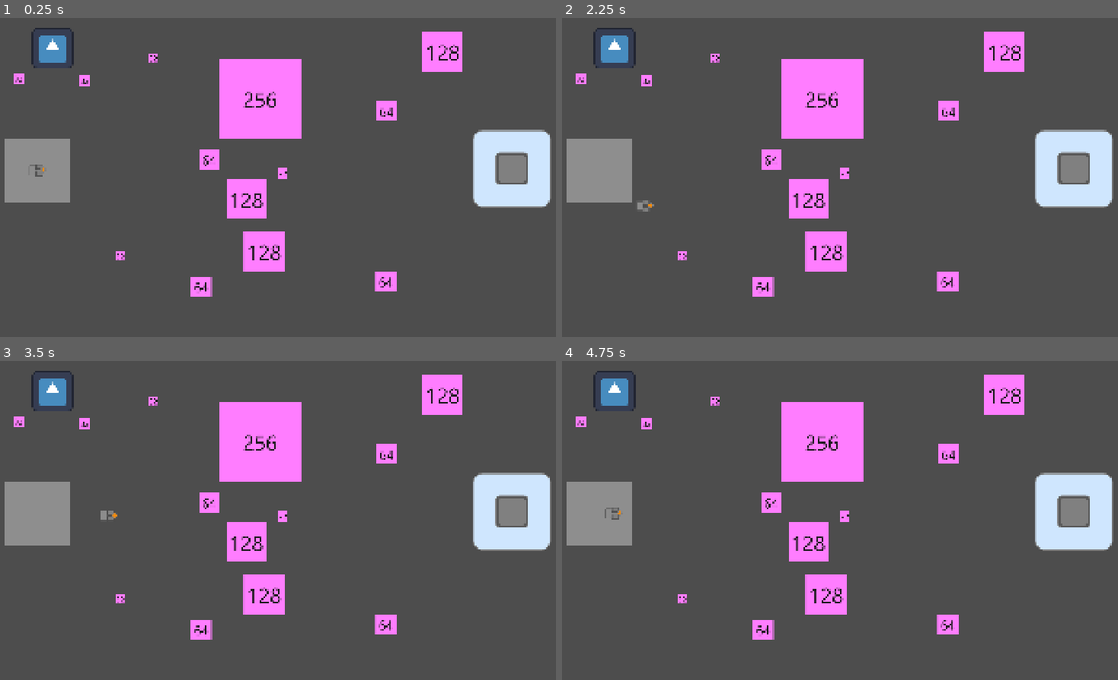
Above: before the commit, frames 1-4 (two rows, left to right).
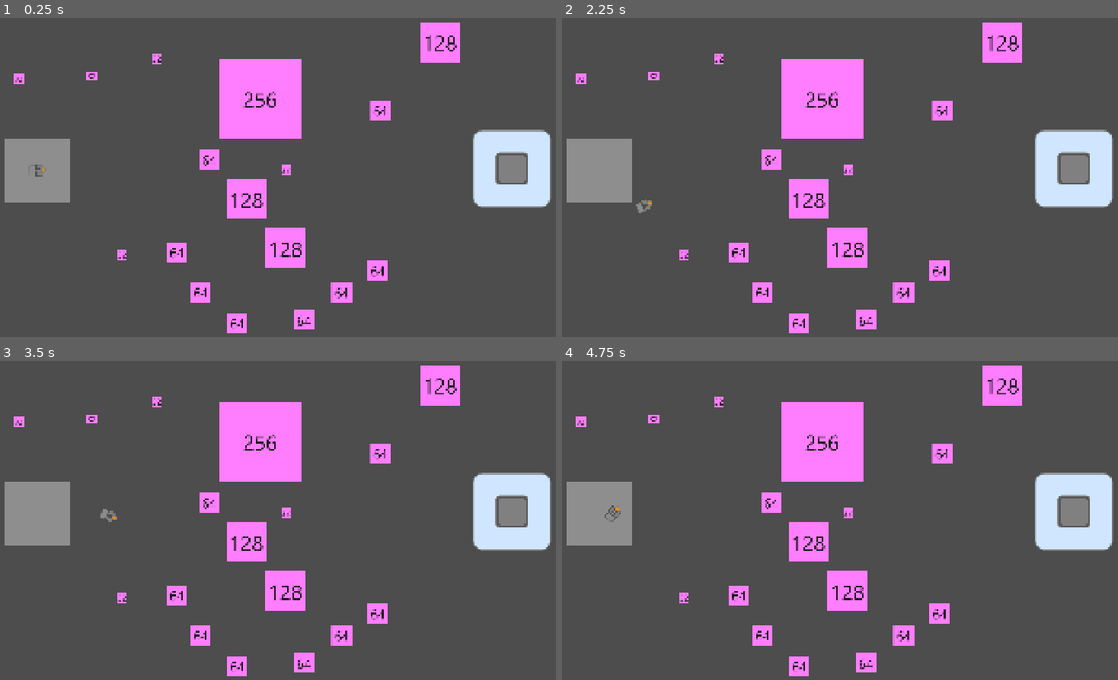
Above: after the commit, the same moments.

Repository: bohdankornienko/autema-game
Game: Godot game, scene res://main.tscn
The game is run twice, just before and just after one commit, with the same random seed, the same clock (stepped at 60 frames per second) and the same inputs. The engine's default icon, where the game draws it, is replaced by a stand-in: a white triangle on a blue panel in a dark square.
Inputs (mouse positions are in pixels of both pictures, inside the frame that each line leads up to):
- Up to frame 1 (0.25 s): no input
- Up to frame 2 (2.25 s): tap Enter at 0.5 s; move the mouse to (979, 148) at 0.52 s; hold D (move_right) 0.53-1.28 s; move the mouse to (723, 183) at 1.27 s; hold S (move_down) 1.28-2.03 s; move the mouse to (906, 91) at 2.02 s; hold D (move_right) from 2.03 s (still down)
- Up to frame 3 (3.5 s): move the mouse to (250, 577) at 2.77 s; release D (move_right) at 2.78 s; hold W (move_up) from 2.78 s (still down)
- Up to frame 4 (4.75 s): move the mouse to (1029, 558) at 3.52 s; release W (move_up) at 3.53 s; hold A (move_left) from 3.53 s (still down); move the mouse to (662, 456) at 4.27 s

The runs differ from the first frame. In frame 1, 4.3% of the frame differs, in the area x 5-84%, y 1-99%; in frame 2, 4.3%; in frame 3, 4.4%; in frame 4, 4.4%.

Commit message:
Mockup objects and tweaking bot to look at the cursor

Diff:
--- a/machines/bot.gd
+++ b/machines/bot.gd
@@ -5,6 +5,7 @@
 func process_input(delta: float):
     var input_direction = Input.get_vector("move_left", "move_right", "move_up", "move_down")
     velocity = input_direction * move_speed * delta
+    look_at(get_global_mouse_position())
 
 func _physics_process(delta: float) -> void:
     process_input(delta)
--- a/main.tscn
+++ b/main.tscn
@@ -1,7 +1,6 @@
-[gd_scene load_steps=16 format=3 uid="uid://csf83m04cq57w"]
+[gd_scene load_steps=12 format=3 uid="uid://csf83m04cq57w"]
 
 [ext_resource type="Script" uid="uid://cbd72lxgfnb6x" path="res://main.gd" id="1_4c57u"]
-[ext_resource type="Texture2D" uid="uid://chgvyq3avsvrr" path="res://icon.svg" id="1_ig7tw"]
 [ext_resource type="Texture2D" uid="uid://c8awgvnrp1jt8" path="res://assets/sprites/random-stuff.png" id="2_0xm2m"]
 [ext_resource type="PackedScene" uid="uid://phqwknjno3n7" path="res://objects/mocukp_32.tscn" id="2_272bh"]
 [ext_resource type="PackedScene" uid="uid://brfdn10dx1rfs" path="res://machines/bot.tscn" id="3_h2yge"]
@@ -10,18 +9,6 @@
 [ext_resource type="PackedScene" uid="uid://fh6gw7haj8ww" path="res://objects/mockup_256.tscn" id="6_4c57u"]
 [ext_resource type="PackedScene" uid="uid://ba2qx3hp0kn3t" path="res://gui/you_won.tscn" id="8_kek77"]
 [ext_resource type="PackedScene" uid="uid://dytbynfs1y6" path="res://gui/main_menu.tscn" id="9_4c57u"]
-
-[sub_resource type="AtlasTexture" id="AtlasTexture_h2yge"]
-atlas = ExtResource("2_0xm2m")
-region = Rect2(5, 5, 32, 32)
-
-[sub_resource type="AtlasTexture" id="AtlasTexture_1bvp3"]
-atlas = ExtResource("2_0xm2m")
-region = Rect2(42, 5, 64, 64)
-
-[sub_resource type="AtlasTexture" id="AtlasTexture_lquwl"]
-atlas = ExtResource("2_0xm2m")
-region = Rect2(5, 74, 128, 128)
 
 [sub_resource type="AtlasTexture" id="AtlasTexture_272bh"]
 atlas = ExtResource("2_0xm2m")
@@ -33,54 +20,53 @@
 [node name="Main" type="Node2D"]
 script = ExtResource("1_4c57u")
 
-[node name="Icon" type="Sprite2D" parent="."]
-position = Vector2(233, 168)
-texture = ExtResource("1_ig7tw")
-
-[node name="Mocukp32" parent="." instance=ExtResource("2_272bh")]
+[node name="Mocukp32_1" parent="." instance=ExtResource("2_272bh")]
 position = Vector2(126, 264)
 
-[node name="Mocukp33" type="Sprite2D" parent="."]
-position = Vector2(334, 270)
-texture = SubResource("AtlasTexture_h2yge")
+[node name="Mocukp32_2" parent="." instance=ExtResource("2_272bh")]
+position = Vector2(357, 255)
 
-[node name="Mocukp34" type="Sprite2D" parent="."]
-position = Vector2(550, 199)
-texture = SubResource("AtlasTexture_h2yge")
+[node name="Mocukp32_3" parent="." instance=ExtResource("2_272bh")]
+position = Vector2(561, 200)
 
-[node name="Mocukp35" type="Sprite2D" parent="."]
-position = Vector2(446, 825)
-texture = SubResource("AtlasTexture_h2yge")
+[node name="Mocukp32_4" parent="." instance=ExtResource("2_272bh")]
+position = Vector2(968, 552)
 
-[node name="Mocukp36" type="Sprite2D" parent="."]
-position = Vector2(958, 564)
-texture = SubResource("AtlasTexture_h2yge")
+[node name="Mocukp32_5" parent="." instance=ExtResource("2_272bh")]
+position = Vector2(452, 821)
 
 [node name="Mockup64" parent="." instance=ExtResource("4_5vw27")]
 position = Vector2(726, 520)
 
-[node name="Mockup65" type="Sprite2D" parent="."]
-position = Vector2(1285, 367)
-texture = SubResource("AtlasTexture_1bvp3")
+[node name="Mockup72" parent="." instance=ExtResource("4_5vw27")]
+position = Vector2(625, 812)
 
-[node name="Mockup66" type="Sprite2D" parent="."]
-position = Vector2(1282, 905)
-texture = SubResource("AtlasTexture_1bvp3")
+[node name="Mockup73" parent="." instance=ExtResource("4_5vw27")]
+position = Vector2(700, 938)
 
-[node name="Mockup67" type="Sprite2D" parent="."]
-position = Vector2(701, 921)
-texture = SubResource("AtlasTexture_1bvp3")
+[node name="Mockup74" parent="." instance=ExtResource("4_5vw27")]
+position = Vector2(815, 1036)
 
-[node name="Mockup128" parent="." instance=ExtResource("5_kek77")]
+[node name="Mockup75" parent="." instance=ExtResource("4_5vw27")]
+position = Vector2(1025, 1027)
+
+[node name="Mockup76" parent="." instance=ExtResource("4_5vw27")]
+position = Vector2(1144, 939)
+
+[node name="Mockup77" parent="." instance=ExtResource("4_5vw27")]
+position = Vector2(1258, 870)
+
+[node name="Mockup78" parent="." instance=ExtResource("4_5vw27")]
+position = Vector2(1265, 364)
+
+[node name="Mockup128_1" parent="." instance=ExtResource("5_kek77")]
 position = Vector2(843, 645)
 
-[node name="Mockup129" type="Sprite2D" parent="."]
-position = Vector2(1462, 178)
-texture = SubResource("AtlasTexture_lquwl")
+[node name="Mockup128_2" parent="." instance=ExtResource("5_kek77")]
+position = Vector2(966, 800)
 
-[node name="Mockup130" type="Sprite2D" parent="."]
-position = Vector2(900, 810)
-texture = SubResource("AtlasTexture_lquwl")
+[node name="Mockup128_3" parent="." instance=ExtResource("5_kek77")]
+position = Vector2(1453, 148)
 
 [node name="Mockup256" parent="." instance=ExtResource("6_4c57u")]
 position = Vector2(887, 327)
--- a/objects/mockup_128.tscn
+++ b/objects/mockup_128.tscn
@@ -6,5 +6,13 @@
 atlas = ExtResource("1_xt2sv")
 region = Rect2(5, 74, 128, 128)
 
-[node name="Mockup128" type="Sprite2D"]
+[sub_resource type="RectangleShape2D" id="RectangleShape2D_xt2sv"]
+size = Vector2(128, 128)
+
+[node name="Mockup128" type="StaticBody2D"]
+
+[node name="Sprite" type="Sprite2D" parent="."]
 texture = SubResource("AtlasTexture_lquwl")
+
+[node name="CollisionShape2D" type="CollisionShape2D" parent="."]
+shape = SubResource("RectangleShape2D_xt2sv")
--- a/objects/mockup_256.tscn
+++ b/objects/mockup_256.tscn
@@ -6,5 +6,13 @@
 atlas = ExtResource("1_g3pc7")
 region = Rect2(138, 5, 256, 256)
 
-[node name="Mockup256" type="Sprite2D"]
+[sub_resource type="RectangleShape2D" id="RectangleShape2D_g3pc7"]
+size = Vector2(256, 256)
+
+[node name="Mockup256" type="StaticBody2D"]
+
+[node name="Sprite" type="Sprite2D" parent="."]
 texture = SubResource("AtlasTexture_7mycd")
+
+[node name="CollisionShape2D" type="CollisionShape2D" parent="."]
+shape = SubResource("RectangleShape2D_g3pc7")
--- a/objects/mockup_64.tscn
+++ b/objects/mockup_64.tscn
@@ -6,5 +6,13 @@
 atlas = ExtResource("1_iujo5")
 region = Rect2(42, 5, 64, 64)
 
-[node name="Mockup64" type="Sprite2D"]
+[sub_resource type="RectangleShape2D" id="RectangleShape2D_iujo5"]
+size = Vector2(64, 64)
+
+[node name="Mockup64" type="StaticBody2D"]
+
+[node name="Sprite" type="Sprite2D" parent="."]
 texture = SubResource("AtlasTexture_1bvp3")
+
+[node name="CollisionShape2D" type="CollisionShape2D" parent="."]
+shape = SubResource("RectangleShape2D_iujo5")
--- a/objects/mocukp_32.tscn
+++ b/objects/mocukp_32.tscn
@@ -6,5 +6,13 @@
 atlas = ExtResource("1_prhps")
 region = Rect2(5, 5, 32, 32)
 
-[node name="Mocukp32" type="Sprite2D"]
+[sub_resource type="RectangleShape2D" id="RectangleShape2D_prhps"]
+size = Vector2(32, 32)
+
+[node name="StaticBody2D" type="StaticBody2D"]
+
+[node name="Sprite" type="Sprite2D" parent="."]
 texture = SubResource("AtlasTexture_h2yge")
+
+[node name="CollisionShape2D" type="CollisionShape2D" parent="."]
+shape = SubResource("RectangleShape2D_prhps")
Not shown: 1 places in objects/mockup_128.tscn that only renumber resources
Not shown: 1 places in objects/mockup_256.tscn that only renumber resources
Not shown: 1 places in objects/mockup_64.tscn that only renumber resources
Not shown: 1 places in objects/mocukp_32.tscn that only renumber resources
